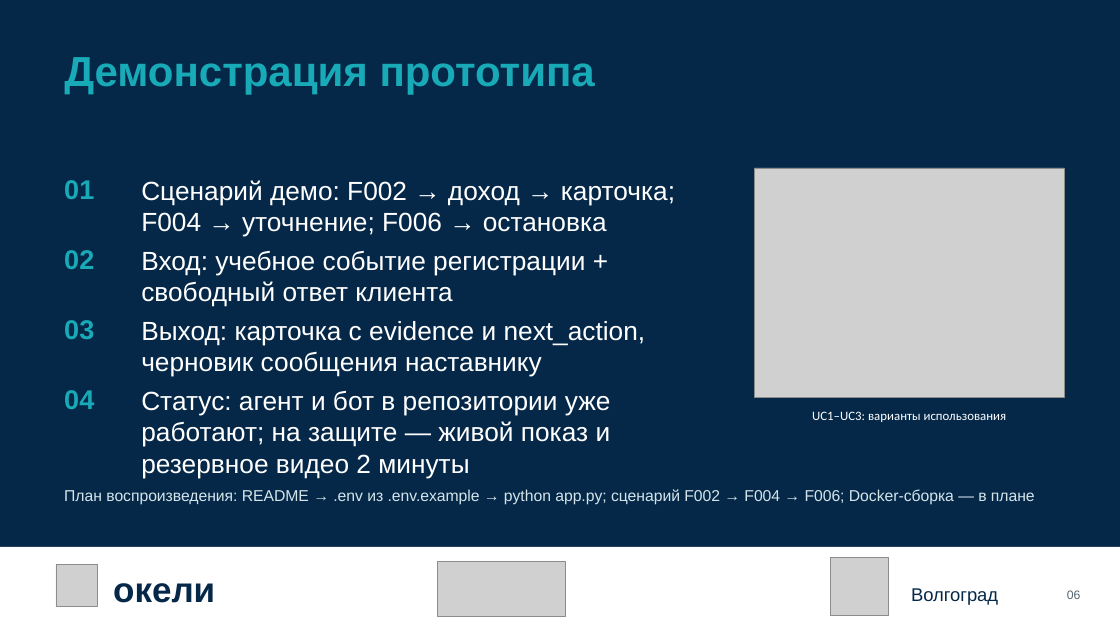
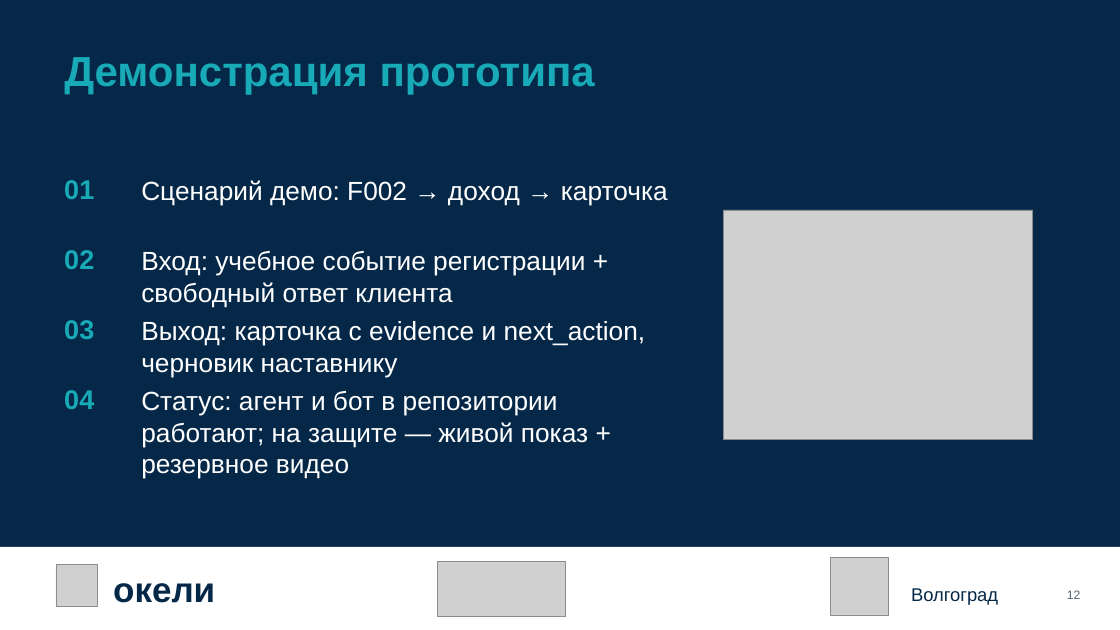
Before and after one commit to KaDyK736/FinikTeam-FB01, a slide deck: slide 12 of Презентация_команды_Finik_FB01.pptx (slide 6 before the commit). Drawn at 1120x630 pixels with LibreOffice and Linux fonts; fonts in the diff are those of the drawing; grey boxes stand for pictures. Boxes give left, top, right and bottom in pixels: in the first picture for what was removed or moved away, otherwise in the second. Text is boxed around its words. In the diff, an @@ line names an element or a change of style, - is before the commit and + after.

```diff
--- a/Презентация_команды_Finik_FB01.pptx
+++ b/Презентация_команды_Finik_FB01.pptx
@@ text at [141,180,668,205]: text changed @@
-Сценарий демо: F002 → доход → карточка; F004 → уточнение; F006 → остановка
+Сценарий демо: F002 → доход → карточка
@@ picture: place and size @@
-picture at [755,168,1064,397]
+picture at [723,210,1033,439]
@@ text at [141,321,646,377]: text changed @@
-Выход: карточка с evidence и next_action, черновик сообщения наставнику
+Выход: карточка с evidence и next_action, черновик наставнику
@@ text at [141,390,588,479]: text changed @@
-Статус: агент и бот в репозитории уже работают; на защите — живой показ и резервное видео 2 минуты
+Статус: агент и бот в репозитории работают; на защите — живой показ + резервное видео
@@ text removed at [812,411,1007,422] @@
-UC1–UC3: варианты использования
@@ text removed at [64,489,1035,505] @@
-План воспроизведения: README → .env из .env.example → python app.py; сценарий F002 → F004 → F006; Docker-сборка — в плане
@@ text at [1067,590,1081,599]: text changed @@
-06
+12
```
Also in this commit, not shown: 9 other slides changed, 8 slides added, 2 other files.
